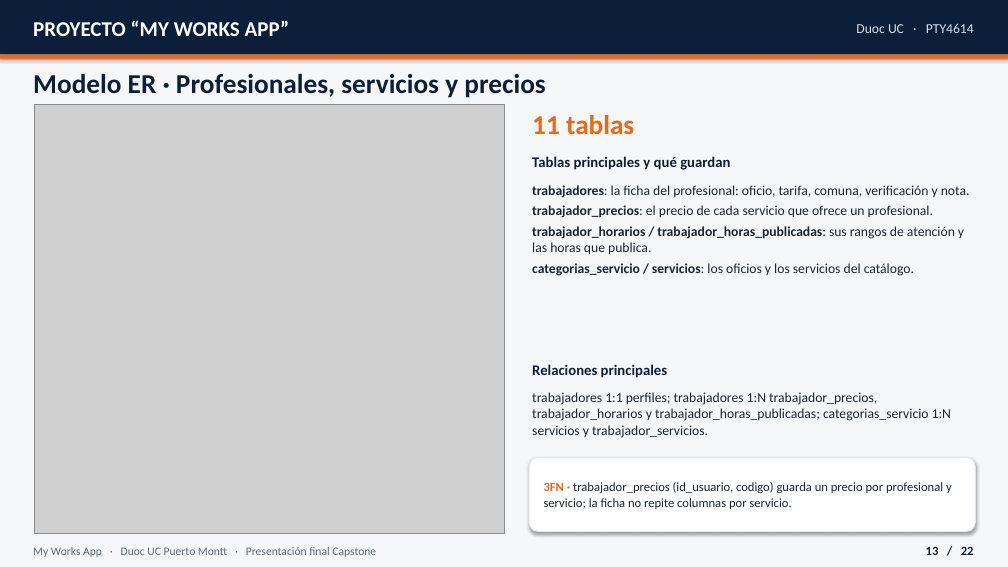
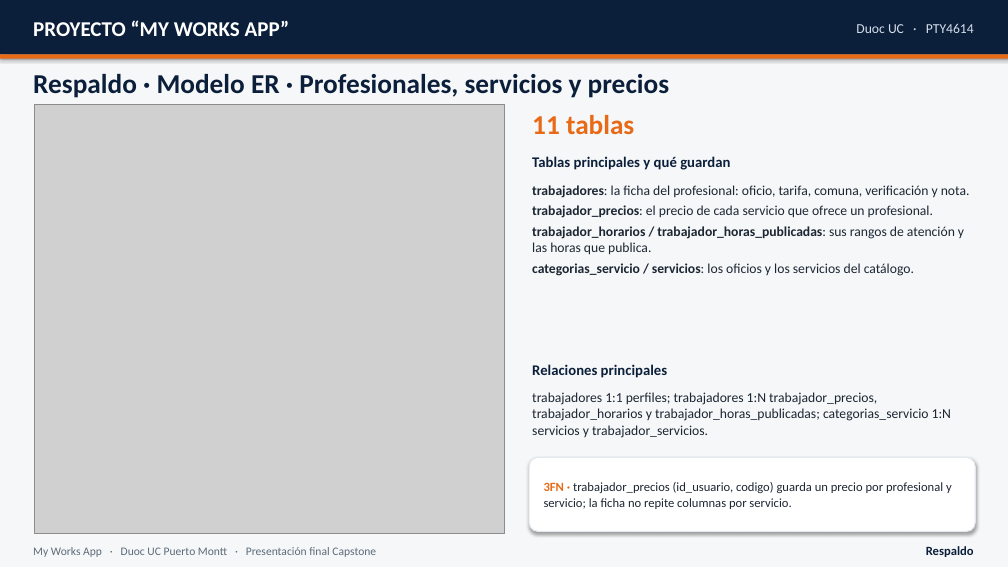
Before and after one commit to MathiasAlejandr0/MyWorksAppProyect, a slide deck: slide 18 of Fase 2/Presentacion_final_MyWorksApp.pptx (slide 13 before the commit). Drawn at 1008x567 pixels with LibreOffice and Linux fonts; fonts in the diff are those of the drawing; grey boxes stand for pictures. Boxes give left, top, right and bottom in pixels: in the first picture for what was removed or moved away, otherwise in the second. Text is boxed around its words. In the diff, an @@ line names an element or a change of style, - is before the commit and + after.

```diff
--- a/Fase 2/Presentacion_final_MyWorksApp.pptx
+++ b/Fase 2/Presentacion_final_MyWorksApp.pptx
@@ text at [33, 74, 669, 98]: text changed @@
-Modelo ER · Profesionales, servicios y precios
+Respaldo · Modelo ER · Profesionales, servicios y precios
@@ text at [926, 546, 974, 557]: text changed @@
-13 / 22
+Respaldo
```
Also in this commit, not shown: 20 other slides changed, 5 other files.
